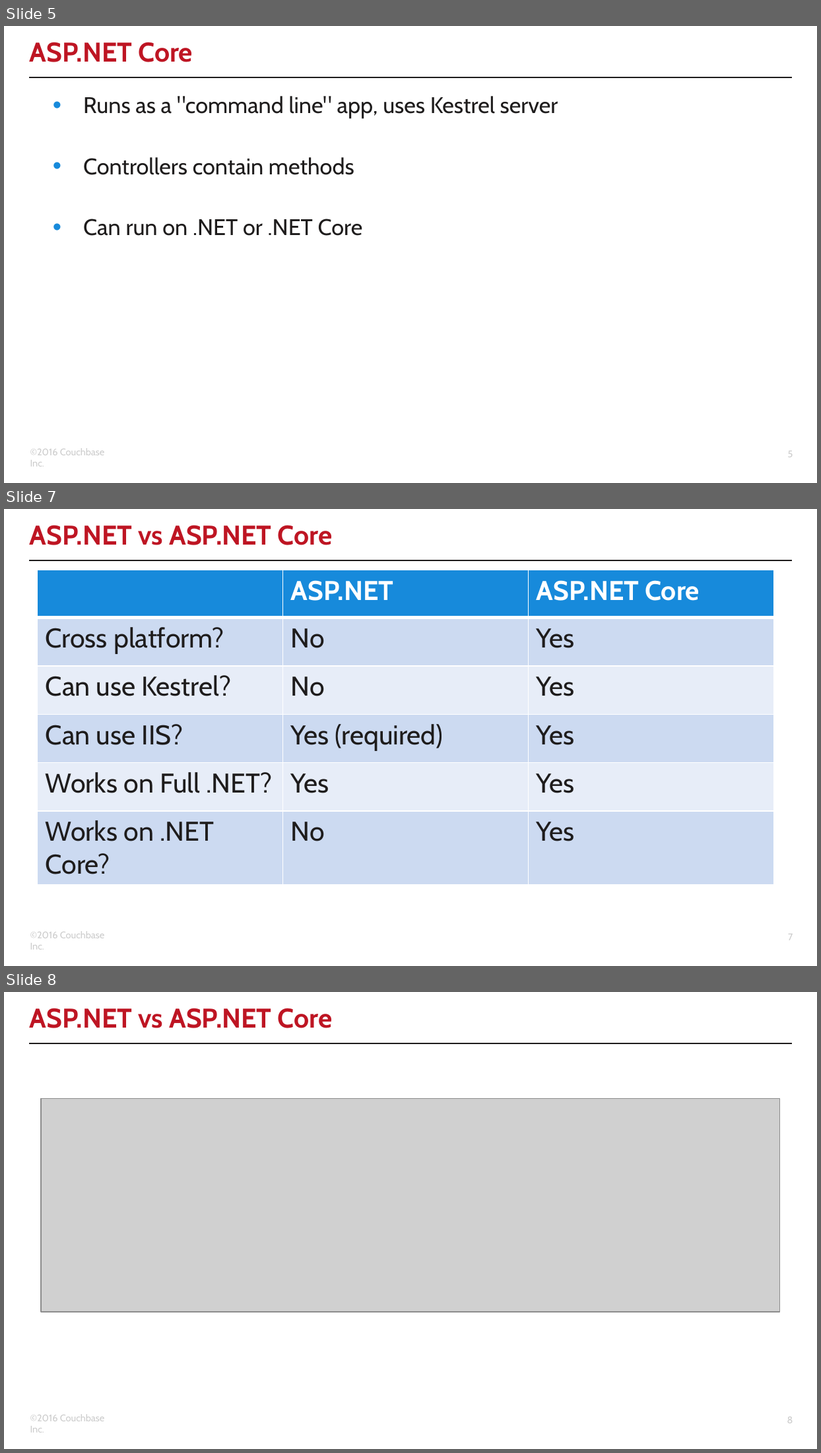
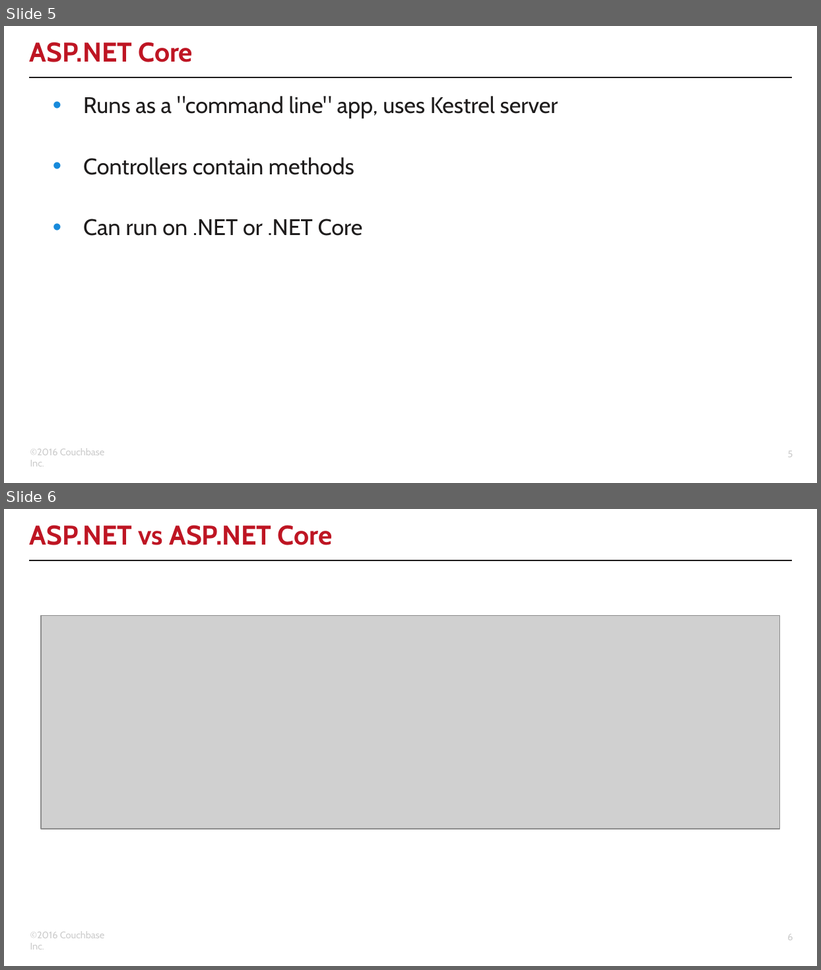
Before and after one commit to couchbaselabs/aspnet-nosql-workshop, a slide deck: 03/03.pptx. Shown one above the other, each under a label of ours: slides 5, 7 and 8 before the commit, slides 5 and 6 after it; the slides between them are not shown. The pictures are 821x1453 and 821x970 pixels, drawn with LibreOffice and Linux fonts; fonts in the diff are those of the drawing; grey boxes stand for pictures; background and template pictures are left out. Boxes give left, top, right and bottom in pixels: in the first picture for what was removed or moved away, otherwise in the second. Text is boxed around its words. In the diff, an @@ line names an element or a change of style, - is before the commit and + after.

Commit message:
updated part 3 of workshop - updated couchbase sdk - dropped clusterhelper - updated core to use DI extension - updated slides, reprinted PDF

```diff
--- a/03/03.pptx
+++ b/03/03.pptx
@@ slide 7 removed at <box>4,509,817,966</box>, background #FFFFFF; not listed: 3 template elements that a slide beside it also shows @@
@@ title removed at <box>30,525,333,545</box> @@
-ASP.NET vs ASP.NET Core
@@ table removed at <box>38,570,774,885</box>, 6 rows, 3 columns @@
- | ASP.NET | ASP.NET Core
-Cross platform? | No | Yes
-Can use Kestrel? | No | Yes
-Can use IIS? | Yes (required) | Yes
-Works on Full .NET? | Yes | Yes
-Works on .NET Core? | No | Yes
@@ what was slide 8 is now slide 6 @@
```
Also in this commit, not shown: 1 slide changed, 1 slide added, 3 other slides removed, 10 other files.
